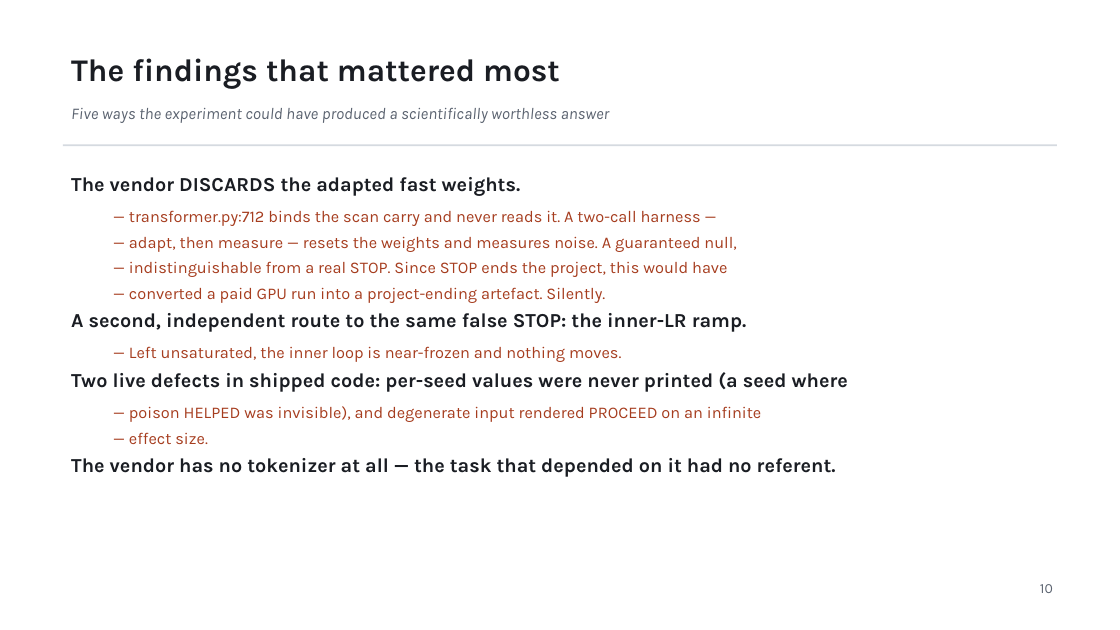
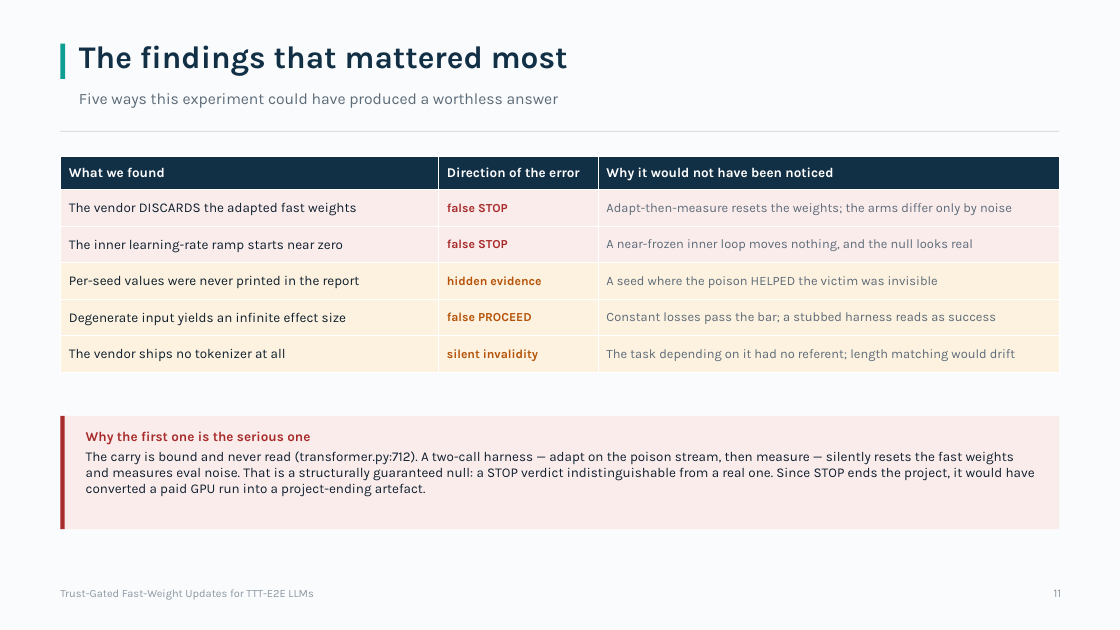
Before and after one commit to Deep-Learning-130/Trust-Gated-Fast-Weight-Updates-for-TTT-E2E-LLMs, a slide deck: slide 11 of docs/review/TrustGate_Review_2026-08-27.pptx (slide 12 before the commit). Drawn at 1120x630 pixels with LibreOffice and Linux fonts; fonts in the diff are those of the drawing. Boxes give left, top, right and bottom in pixels: in the first picture for what was removed or moved away, otherwise in the second. Text is boxed around its words. In the diff, an @@ line names an element or a change of style, - is before the commit and + after.

```diff
--- a/docs/review/TrustGate_Review_2026-08-27.pptx
+++ b/docs/review/TrustGate_Review_2026-08-27.pptx
@@ rectangle added at [0,0,1120,630], fill #FAFBFC @@
@@ rectangle added at [60,44,66,79], fill #0E9F94 @@
@@ text "The findings that mattered most": place and size @@
-text "The findings that mattered most" at [71,58,560,89]
+text "The findings that mattered most" at [79,45,568,76]
@@ text "The findings that mattered most" at [79,45,568,76]: text colour #1A1D23 to #123045 @@
@@ text at [79,93,558,108]: text changed; size 14 to 13.5 pt; text colour #5B6370 to #5C6B78; italic off @@
-Five ways the experiment could have produced a scientifically worthless answer
+Five ways this experiment could have produced a worthless answer
@@ rectangle: place and size @@
-rectangle at [63,145,1057,146]
+rectangle at [60,131,1060,132]
@@ rectangle at [60,131,1060,132]: fill #D5DAE0 to #D8DFE4 @@
@@ table added at [60,156,1060,373], 6 rows, 3 columns @@
+What we found | Direction of the error | Why it would not have been noticed
+The vendor DISCARDS the adapted fast weights | false STOP | Adapt-then-measure resets the weights; the arms differ only by noise
+The inner learning-rate ramp starts near zero | false STOP | A near-frozen inner loop moves nothing, and the null looks real
+Per-seed values were never printed in the report | hidden evidence | A seed where the poison HELPED the victim was invisible
+Degenerate input yields an infinite effect size | false PROCEED | Constant losses pass the bar; a stubbed harness reads as success
+The vendor ships no tokenizer at all | silent invalidity | The task depending on it had no referent; length matching would drift
@@ text removed at [71,177,848,477] @@
-The vendor DISCARDS the adapted fast weights.
-  — transformer.py:712 binds the scan carry and never reads it. A two-call harness —
-  — adapt, then measure — resets the weights and measures noise. A guaranteed null,
-  — indistinguishable from a real STOP. Since STOP ends the project, this would have
-  — converted a paid GPU run into a project-ending artefact. Silently.
-A second, independent route to the same false STOP: the inner-LR ramp.
-  — Left unsaturated, the inner loop is near-frozen and nothing moves.
-Two live defects in shipped code: per-seed values were never printed (a seed where
-  — poison HELPED was invisible), and degenerate input rendered PROCEED on an infinite
-  — effect size.
-The vendor has no tokenizer at all — the task that depended on it had no referent.
@@ rectangle added at [60,416,1060,529], fill #FBECEC @@
@@ rectangle added at [60,416,65,529], fill #A82C2C @@
@@ text added at [86,431,1035,497], 11.5 pt, text #0D1F2D @@
+Why the first one is the serious one
+The carry is bound and never read (transformer.py:712). A two-call harness — adapt on the poison stream, then measure — silently resets the fast weights and measures eval noise. That is a structurally guaranteed null: a STOP verdict indistinguishable from a real one. Since STOP ends the project, it would have converted a paid GPU run into a project-ending artefact.
@@ text added at [60,589,313,600], 9.5 pt, text #8A97A2 @@
+Trust-Gated Fast-Weight Updates for TTT-E2E LLMs
@@ text removed at [1040,584,1053,593] @@
-10
@@ text added at [1054,590,1062,597], 10 pt, text #8A97A2 @@
+11
```
Also in this commit, not shown: 9 other slides changed, 8 slides added, 10 slides removed, 1 other file.
